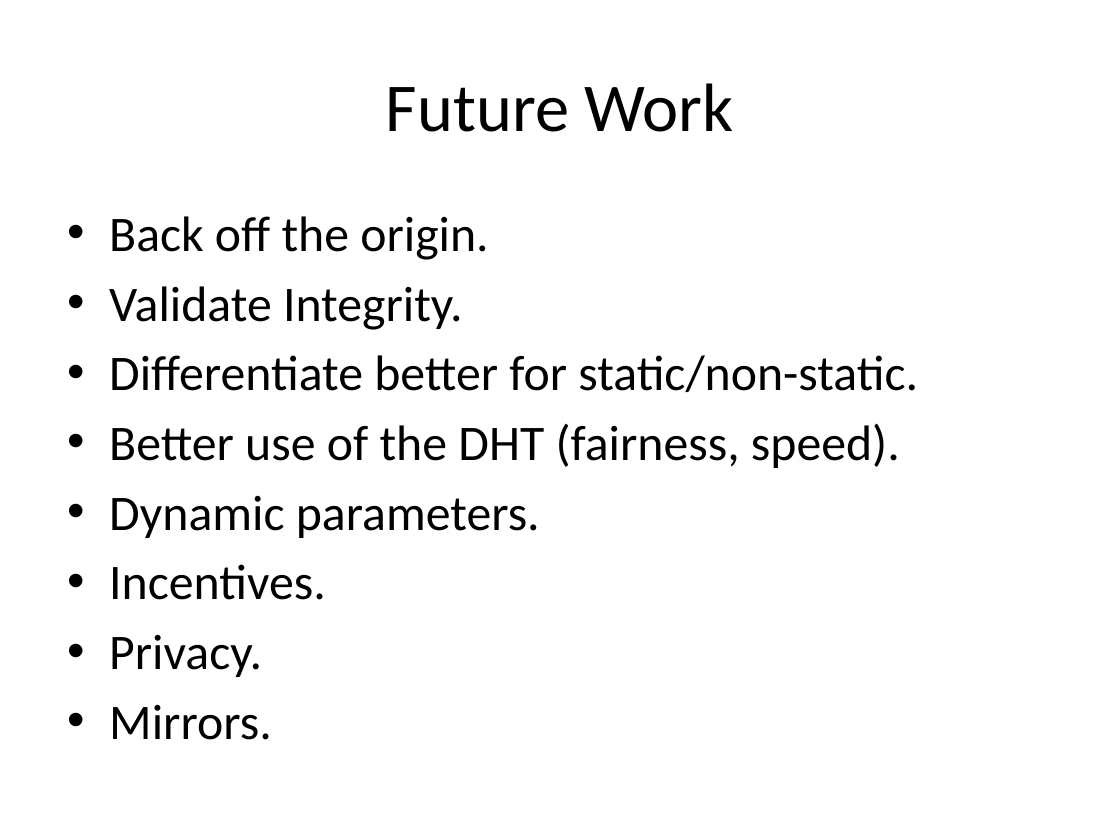
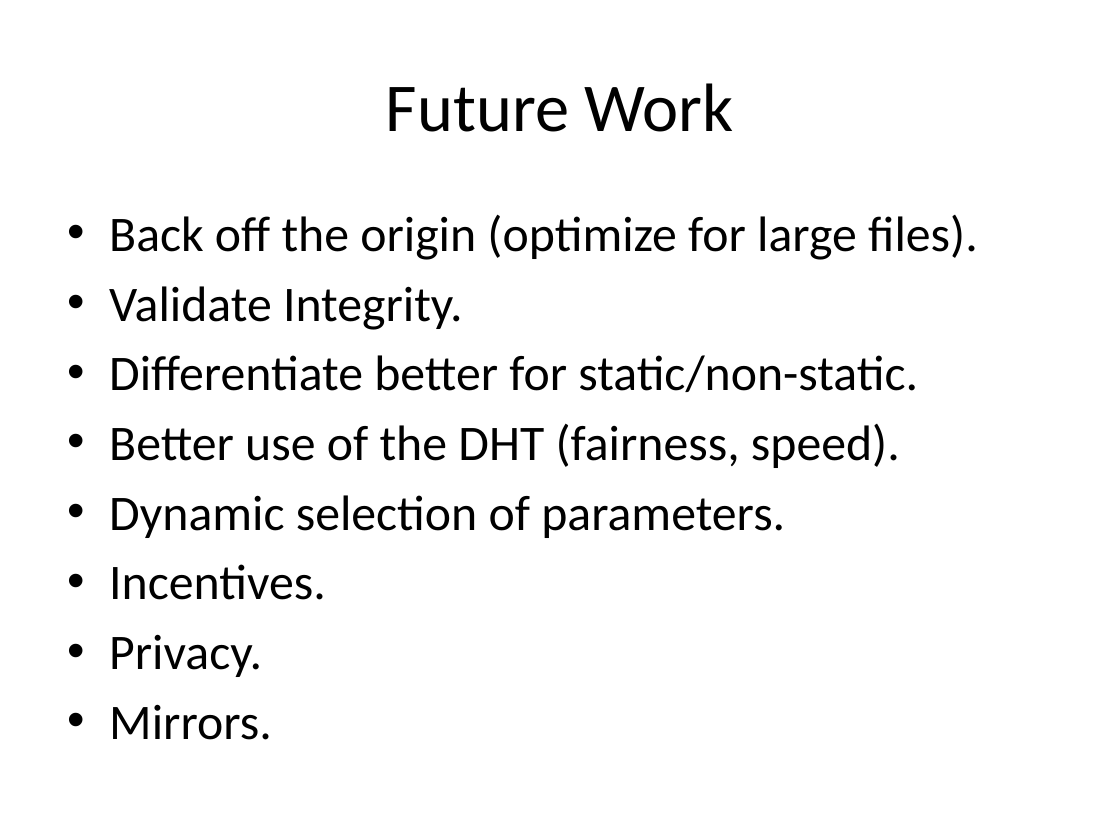
Before and after one commit to rdp/p2pwebclient, a slide deck: slide 40 of thesis_presentation/How to Make the Internet Faster.pptx. Drawn at 1120x840 pixels with LibreOffice and Linux fonts; fonts in the diff are those of the drawing. Boxes give left, top, right and bottom in pixels: in the first picture for what was removed or moved away, otherwise in the second. Text is boxed around its words. In the diff, an @@ line names an element or a change of style, - is before the commit and + after.

```diff
--- a/thesis_presentation/How to Make the Internet Faster.pptx
+++ b/thesis_presentation/How to Make the Internet Faster.pptx
@@ text at bbox=[109, 214, 978, 260]: text changed @@
-• Back off the origin.
+• Back off the origin (optimize for large files).
@@ text at bbox=[109, 495, 785, 538]: text changed @@
-• Dynamic parameters.
+• Dynamic selection of parameters.
```
Also in this commit, not shown: 17 other slides changed, 1 other file.
